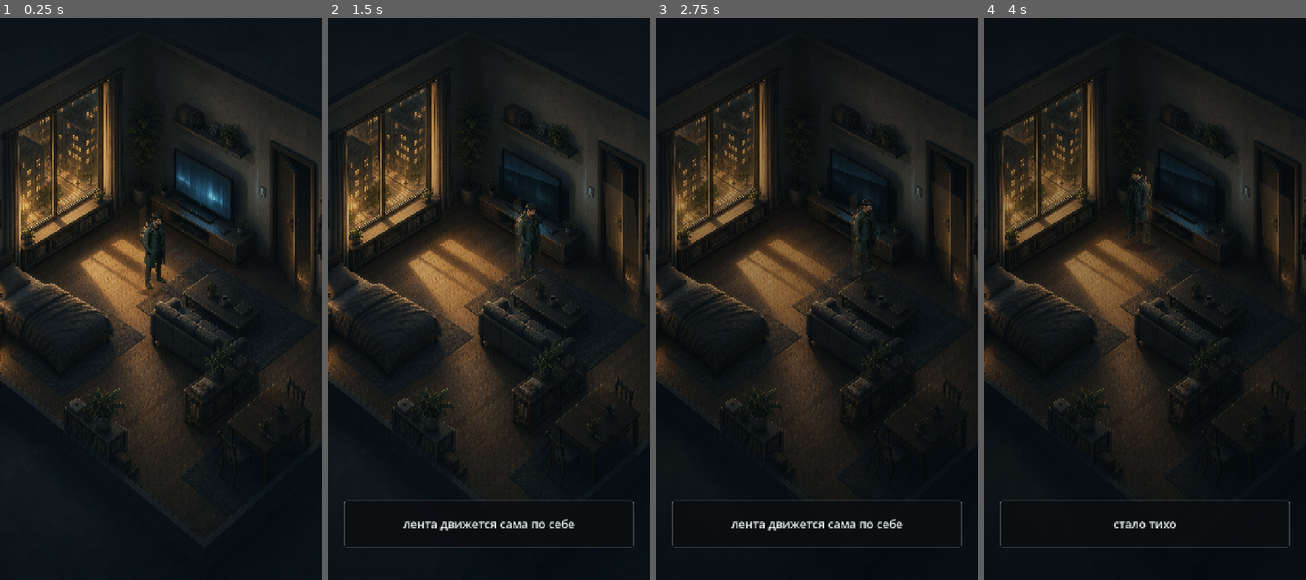
Above: before the commit, frames 1-4 (left to right).
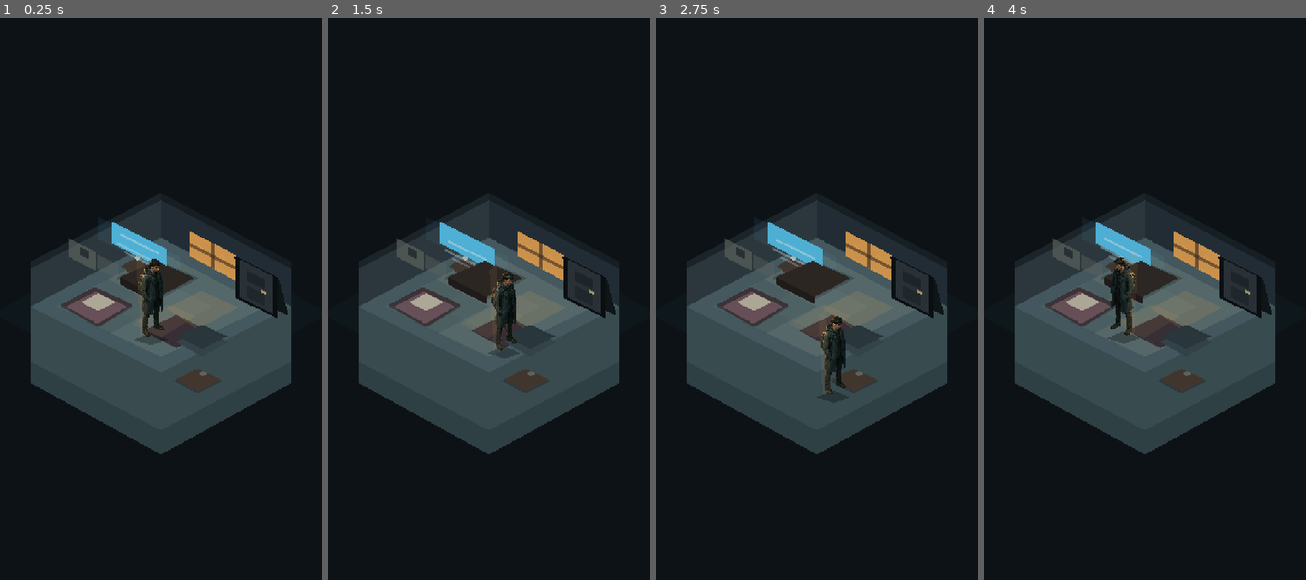
Above: after the commit, the same moments.

Repository: h4dtk6rb9k-cell/youAreNotAlone
Game: Godot game, scene res://levels/level_01_apartment/Level01Apartment.tscn
Same seed, same stepped clock (60 frames per second), same inputs: the game is played once before the commit and once after it.
Inputs:
- Up to frame 1 (0.25 s): no input
- Up to frame 2 (1.5 s): tap Enter at 0.5 s; hold D (move_right) 0.53-1.28 s; hold E (interact) 0.53-1.28 s; hold S (move_down) from 1.28 s (still down); tap E (interact) at 1.35 s
- Up to frame 3 (2.75 s): release S (move_down) at 2.03 s; hold D (move_right) from 2.03 s (still down); hold E (interact) from 2.03 s (still down)
- Up to frame 4 (4 s): release D (move_right) at 2.78 s; release E (interact) at 2.78 s; hold W (move_up) 2.78-3.53 s; tap E (interact) at 2.85 s; hold A (move_left) from 3.53 s (still down); hold E (interact) from 3.53 s (still down)

The runs differ from the first frame. In frame 1, 38% of the frame differs, in the area x 0-100%, y 9-85%; in frame 2, 37%; in frame 3, 34%; in frame 4, 34%.

Commit message:
Refactor apartment level into object map

Diff:
--- a/levels/level_01_apartment/Level01Apartment.tscn
+++ b/levels/level_01_apartment/Level01Apartment.tscn
@@ -74,6 +74,7 @@
 color = Color(0.045, 0.055, 0.068, 1)
 
 [node name="BackgroundArt" type="Sprite2D" parent="."]
+visible = false
 z_index = -100
 position = Vector2(360, 640)
 scale = Vector2(0.833333, 0.833333)
@@ -83,32 +84,32 @@
 visible = false
 z_index = -40
 color = Color(0.018, 0.030, 0.036, 0.78)
-polygon = PackedVector2Array(382, 356, 538, 410, 538, 482, 382, 430)
+polygon = PackedVector2Array(250, 480, 374, 542, 374, 592, 250, 530)
 
 [node name="ScreenOffReflection" type="Polygon2D" parent="ScreenOffPatch"]
 color = Color(0.080, 0.105, 0.110, 0.28)
-polygon = PackedVector2Array(418, 394, 504, 424, 504, 438, 418, 408)
+polygon = PackedVector2Array(286, 518, 338, 544, 338, 556, 286, 530)
 
 [node name="DoorLockedPatch" type="Polygon2D" parent="."]
 z_index = -39
 color = Color(0.075, 0.060, 0.050, 0.28)
-polygon = PackedVector2Array(622, 350, 657, 374, 657, 544, 622, 520)
+polygon = PackedVector2Array(535, 556, 611, 594, 611, 734, 535, 696)
 
 [node name="DoorLockedPanel" type="Polygon2D" parent="DoorLockedPatch"]
 color = Color(0.04, 0.035, 0.030, 0.18)
-polygon = PackedVector2Array(632, 396, 650, 408, 650, 456, 632, 444)
+polygon = PackedVector2Array(552, 610, 592, 630, 592, 662, 552, 642)
 
 [node name="DoorUnlockedGlow" type="Polygon2D" parent="."]
 visible = false
 z_index = -41
 color = Color(1, 0.67, 0.30, 0.10)
-polygon = PackedVector2Array(614, 388, 684, 430, 700, 580, 626, 534)
+polygon = PackedVector2Array(512, 602, 636, 664, 666, 776, 540, 714)
 
 [node name="SolidProps" type="Node2D" parent="."]
 
 [node name="BedBlocker" type="StaticBody2D" parent="SolidProps"]
 position = Vector2(228, 692)
-collision_layer = 1
+collision_layer = 0
 collision_mask = 0
 
 [node name="CollisionShape2D" type="CollisionShape2D" parent="SolidProps/BedBlocker"]
@@ -116,7 +117,7 @@
 
 [node name="SofaBlocker" type="StaticBody2D" parent="SolidProps"]
 position = Vector2(467, 710)
-collision_layer = 1
+collision_layer = 0
 collision_mask = 0
 
 [node name="CollisionShape2D" type="CollisionShape2D" parent="SolidProps/SofaBlocker"]
@@ -124,7 +125,7 @@
 
 [node name="CoffeeTableBlocker" type="StaticBody2D" parent="SolidProps"]
 position = Vector2(522, 650)
-collision_layer = 1
+collision_layer = 0
 collision_mask = 0
 
 [node name="CollisionShape2D" type="CollisionShape2D" parent="SolidProps/CoffeeTableBlocker"]
@@ -132,7 +133,7 @@
 
 [node name="TVConsoleBlocker" type="StaticBody2D" parent="SolidProps"]
 position = Vector2(505, 478)
-collision_layer = 1
+collision_layer = 0
 collision_mask = 0
 
 [node name="CollisionShape2D" type="CollisionShape2D" parent="SolidProps/TVConsoleBlocker"]
@@ -140,7 +141,7 @@
 
 [node name="WindowBenchBlocker" type="StaticBody2D" parent="SolidProps"]
 position = Vector2(282, 396)
-collision_layer = 1
+collision_layer = 0
 collision_mask = 0
 
 [node name="CollisionShape2D" type="CollisionShape2D" parent="SolidProps/WindowBenchBlocker"]
@@ -148,7 +149,7 @@
 
 [node name="DiningTableBlocker" type="StaticBody2D" parent="SolidProps"]
 position = Vector2(603, 924)
-collision_layer = 1
+collision_layer = 0
 collision_mask = 0
 
 [node name="CollisionShape2D" type="CollisionShape2D" parent="SolidProps/DiningTableBlocker"]
@@ -174,7 +175,6 @@
 enabled = true
 
 [node name="Room" type="Node2D" parent="."]
-visible = false
 position = Vector2(360, 662)
 
 [node name="OuterColdFloor" type="Polygon2D" parent="Room"]
@@ -233,6 +233,16 @@
 color = Color(0.98, 0.70, 0.36, 0.10)
 polygon = PackedVector2Array(-64, 46, 18, 2, 78, 30, -2, 78)
 
+[node name="LowerFloorExtension" type="Polygon2D" parent="Room"]
+z_index = -20
+color = Color(0.25, 0.32, 0.33, 1)
+polygon = PackedVector2Array(-292, 8, 0, 154, 292, 8, 292, 178, 0, 338, -292, 178)
+
+[node name="LowerFloorShade" type="Polygon2D" parent="Room"]
+z_index = -19
+color = Color(0.12, 0.17, 0.18, 0.34)
+polygon = PackedVector2Array(-292, 130, 0, 284, 292, 130, 292, 178, 0, 338, -292, 178)
+
 [node name="BackWallLeft" type="Polygon2D" parent="Room"]
 z_index = -16
 color = Color(0.19, 0.23, 0.25, 1)
@@ -329,7 +339,7 @@
 
 [node name="Bed" type="StaticBody2D" parent="Room/Props"]
 position = Vector2(-144, 26)
-collision_layer = 0
+collision_layer = 1
 collision_mask = 0
 
 [node name="BedShadow" type="Polygon2D" parent="Room/Props/Bed"]
@@ -356,7 +366,7 @@
 
 [node name="Nightstand" type="StaticBody2D" parent="Room/Props"]
 position = Vector2(-58, -78)
-collision_layer = 0
+collision_layer = 1
 collision_mask = 0
 
 [node name="NightstandVisual" type="Polygon2D" parent="Room/Props/Nightstand"]
@@ -374,7 +384,7 @@
 
 [node name="Sofa" type="StaticBody2D" parent="Room/Props"]
 position = Vector2(92, 96)
-collision_layer = 0
+collision_layer = 1
 collision_mask = 0
 
 [node name="SofaVisual" type="Polygon2D" parent="Room/Props/Sofa"]
@@ -422,6 +432,52 @@
 color = Color(0.035, 0.04, 0.043, 1)
 polygon = PackedVector2Array(-4, 78, 4, 82, 4, 132, -4, 128)
 
+[node name="TVConsole" type="StaticBody2D" parent="Room/Props"]
+position = Vector2(-10, -48)
+collision_layer = 1
+collision_mask = 0
+
+[node name="TVConsoleShadow" type="Polygon2D" parent="Room/Props/TVConsole"]
+z_index = -1
+color = Color(0, 0, 0, 0.22)
+polygon = PackedVector2Array(-92, -8, 0, -48, 96, -8, 6, 40)
+
+[node name="TVConsoleTop" type="Polygon2D" parent="Room/Props/TVConsole"]
+color = Color(0.19, 0.15, 0.13, 1)
+polygon = PackedVector2Array(-82, -10, 0, -46, 86, -8, 4, 34)
+
+[node name="TVConsoleFront" type="Polygon2D" parent="Room/Props/TVConsole"]
+z_index = 1
+color = Color(0.13, 0.10, 0.09, 1)
+polygon = PackedVector2Array(-82, -10, 4, 34, 4, 50, -82, 6)
+
+[node name="TVConsoleCollision" type="CollisionShape2D" parent="Room/Props/TVConsole"]
+rotation = 0.463648
+shape = SubResource("RectangleShape2D_bed")
+
+[node name="CoffeeTable" type="StaticBody2D" parent="Room/Props"]
+position = Vector2(82, 178)
+collision_layer = 1
+collision_mask = 0
+
+[node name="CoffeeTableShadow" type="Polygon2D" parent="Room/Props/CoffeeTable"]
+z_index = -1
+color = Color(0, 0, 0, 0.24)
+polygon = PackedVector2Array(-54, -4, 0, -28, 56, -4, 0, 24)
+
+[node name="CoffeeTableTop" type="Polygon2D" parent="Room/Props/CoffeeTable"]
+color = Color(0.29, 0.22, 0.18, 1)
+polygon = PackedVector2Array(-48, -8, 0, -32, 52, -8, 0, 20)
+
+[node name="CoffeeTableObject" type="Polygon2D" parent="Room/Props/CoffeeTable"]
+position = Vector2(12, -16)
+color = Color(0.48, 0.50, 0.47, 0.72)
+polygon = PackedVector2Array(-10, -5, 0, -10, 10, -5, 0, 2)
+
+[node name="CoffeeTableCollision" type="CollisionShape2D" parent="Room/Props/CoffeeTable"]
+rotation = 0.463648
+shape = SubResource("RectangleShape2D_table")
+
 [node name="Door" type="Node2D" parent="Room/Props"]
 position = Vector2(213, -48)
 
@@ -470,7 +526,7 @@
 [node name="Interactions" type="Node2D" parent="Room"]
 
 [node name="ScreenArea" type="Area2D" parent="Room/Interactions"]
-position = Vector2(96, -70)
+position = Vector2(-48, -126)
 collision_layer = 0
 collision_mask = 2
 script = ExtResource("5_interaction_script")
@@ -479,7 +535,7 @@
 shape = SubResource("RectangleShape2D_screen_area")
 
 [node name="DoorArea" type="Area2D" parent="Room/Interactions"]
-position = Vector2(270, -108)
+position = Vector2(226, -22)
 collision_layer = 0
 collision_mask = 2
 script = ExtResource("5_interaction_script")
@@ -488,7 +544,7 @@
 shape = SubResource("RectangleShape2D_door_area")
 
 [node name="Player" parent="." instance=ExtResource("2_player_scene")]
-position = Vector2(338, 640)
+position = Vector2(338, 740)
 
 [node name="DialogueBox" parent="." instance=ExtResource("3_dialogue_scene")]
 
--- a/levels/level_01_apartment/level_01_data.json
+++ b/levels/level_01_apartment/level_01_data.json
@@ -6,27 +6,24 @@
   "narrative_beat": "The character wakes. Content continues by itself. Silence appears when the screen is turned off.",
   "player_start": {
     "x": 338,
-    "y": 640,
-    "description": "Inside the walkable apartment floor, near the warm window light."
+    "y": 740,
+    "description": "Inside the object-built apartment floor, near the warm window light."
   },
   "navigation": {
     "playable_polygon": [
-      [204, 506],
-      [362, 404],
-      [644, 548],
-      [656, 1002],
-      [472, 1164],
-      [188, 908],
-      [178, 666]
+      [84, 668],
+      [360, 502],
+      [684, 668],
+      [650, 842],
+      [360, 1000],
+      [76, 824]
     ],
     "forbidden_polygons": [
-      [[102, 630], [260, 548], [392, 682], [224, 792]],
-      [[380, 650], [474, 598], [586, 704], [478, 778]],
-      [[458, 602], [548, 558], [646, 622], [548, 684]],
-      [[368, 394], [528, 452], [604, 542], [424, 534]],
-      [[156, 382], [368, 354], [386, 410], [164, 452]],
-      [[516, 826], [644, 760], [728, 854], [584, 950]],
-      [[330, 822], [452, 758], [546, 870], [408, 962]]
+      [[134, 626], [216, 580], [298, 626], [224, 716]],
+      [[270, 558], [302, 540], [334, 558], [302, 680]],
+      [[392, 720], [452, 686], [512, 720], [452, 786]],
+      [[268, 602], [350, 564], [438, 604], [360, 708]],
+      [[388, 812], [442, 782], [496, 812], [442, 872]]
     ]
   },
   "required_interactions": [
--- a/tests/qa_level_01.gd
+++ b/tests/qa_level_01.gd
@@ -24,14 +24,16 @@
 		_check_node(level, "Room/Props/Screen/FeedLines", errors)
 		_check_node(level, "Room/Props/Door/DoorLight", errors)
 		_check_node(level, "BackgroundArt", errors)
-		_check_node(level, "SolidProps/BedBlocker", errors)
-		_check_node(level, "SolidProps/SofaBlocker", errors)
-		_check_node(level, "SolidProps/TVConsoleBlocker", errors)
-		_check_node(level, "SolidProps/DiningTableBlocker", errors)
+		_check_node(level, "Room/Props/Bed", errors)
+		_check_node(level, "Room/Props/Nightstand", errors)
+		_check_node(level, "Room/Props/Sofa", errors)
+		_check_node(level, "Room/Props/TVConsole", errors)
+		_check_node(level, "Room/Props/CoffeeTable", errors)
 		_check_node(level, "Player/Visual", errors)
 		_check_node(level, "Player/Visual/FeetAnchor", errors)
 		_check_node(level, "Player/Visual/CharacterSprite", errors)
 		_check_node(level, "SilenceOverlay", errors)
+		_check_object_map_enabled(level, errors)
 		_check_debug_disabled(level, errors)
 		_check_player_scale_metadata(level, errors)
 		_check_player_foot_anchor(level, errors)
@@ -68,6 +70,27 @@
 		errors.append("Debug overlay is not disabled for playable level.")
 
 
+func _check_object_map_enabled(level: Node, errors: Array[String]) -> void:
+	var background_art := level.get_node_or_null("BackgroundArt")
+	if background_art == null:
+		errors.append("Missing BackgroundArt reference node.")
+	elif background_art.visible:
+		errors.append("BackgroundArt is visible; level must be assembled from objects, not a flat background image.")
+
+	var room := level.get_node_or_null("Room")
+	if room == null:
+		errors.append("Missing object-built Room node.")
+	elif not room.visible:
+		errors.append("Object-built Room is hidden.")
+
+	for path in ["Room/Props/Bed", "Room/Props/Nightstand", "Room/Props/Sofa", "Room/Props/TVConsole", "Room/Props/CoffeeTable"]:
+		var body := level.get_node_or_null(path)
+		if body == null:
+			continue
+		if int(body.get("collision_layer")) == 0:
+			errors.append("Object prop has no collision layer: %s" % path)
+
+
 func _check_player_bounds(level: Node, errors: Array[String]) -> void:
 	var player := level.get_node_or_null("Player")
 	if player == null:
@@ -80,13 +103,13 @@
 		errors.append("Player does not support forbidden foot polygons.")
 		return
 
-	var outside_point := Vector2(660, 1160)
+	var outside_point := Vector2(690, 1120)
 	player.global_position = outside_point
 	player.call("_keep_inside_playable_polygon")
 	if player.global_position == outside_point:
 		errors.append("Player was not clamped back into playable room bounds.")
 
-	var tv_point := Vector2(468, 508)
+	var tv_point := Vector2(350, 614)
 	player.global_position = tv_point
 	player.call("_keep_out_of_forbidden_polygons")
 	if player.global_position.distance_to(tv_point) < 1.0:
@@ -130,10 +153,10 @@
 
 	var direct_state := root.world_2d.direct_space_state
 	var checks := {
-		"start": Vector2(338, 640),
-		"screen_route": Vector2(436, 548),
-		"door_route": Vector2(620, 508),
-		"window_light_floor": Vector2(330, 548)
+		"start": Vector2(338, 740),
+		"screen_route": Vector2(250, 560),
+		"door_route": Vector2(582, 642),
+		"window_light_floor": Vector2(404, 650)
 	}
 
 	for label in checks.keys():
@@ -147,12 +170,11 @@
 			errors.append("Navigation sample blocked by collision: %s" % label)
 
 	var furniture_checks := {
-		"bed": Vector2(228, 692),
-		"sofa": Vector2(467, 710),
-		"coffee_table": Vector2(522, 650),
-		"tv_console": Vector2(514, 466),
-		"tv_console_front": Vector2(468, 508),
-		"dining_table": Vector2(603, 924)
+		"bed": Vector2(216, 668),
+		"nightstand": Vector2(302, 584),
+		"sofa": Vector2(452, 758),
+		"tv_console": Vector2(350, 614),
+		"coffee_table": Vector2(442, 840)
 	}
 
 	for label in furniture_checks.keys():
